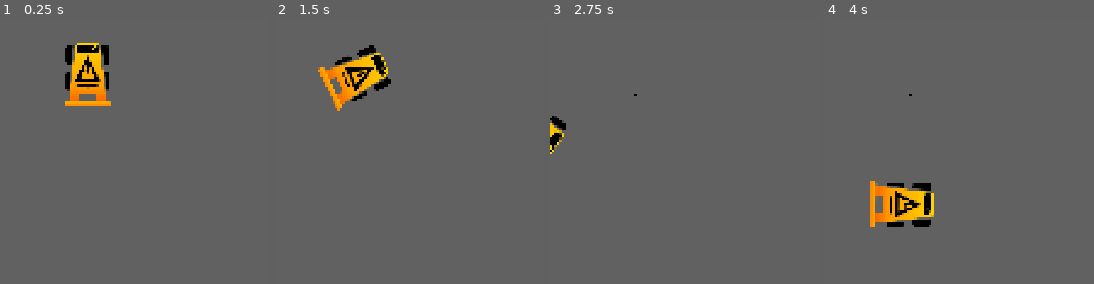
Above: before the commit, frames 1-4 (left to right).
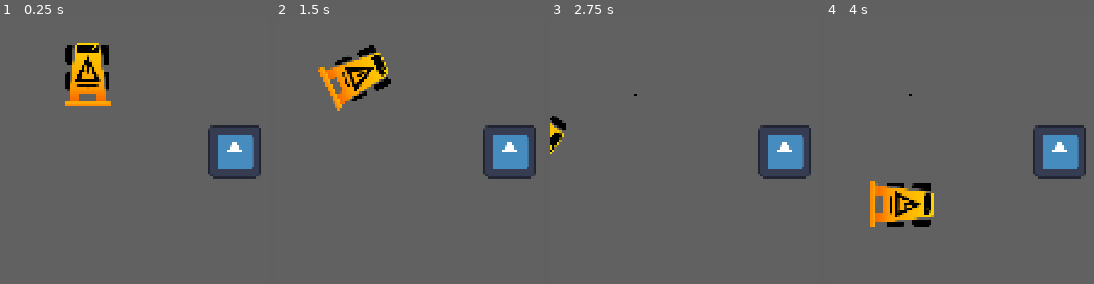
Above: after the commit, the same moments.

Repository: Breadstone58/WriteOfWay
Game: Godot game, scene res://Scenes/Levels/level_0.tscn
The game is run twice, just before and just after one commit, with the same random seed, the same clock (stepped at 60 frames per second) and the same inputs. The engine's default icon, where the game draws it, is replaced by a stand-in: a white triangle on a blue panel in a dark square.
Inputs:
- Up to frame 1 (0.25 s): no input
- Up to frame 2 (1.5 s): tap Enter at 0.5 s; hold D (turn_right) 0.53-1.28 s; tap Space (oil) at 0.6, 1.35 s; hold S (backward) from 1.28 s (still down)
- Up to frame 3 (2.75 s): release S (backward) at 2.03 s; hold D (turn_right) from 2.03 s (still down); tap Space (oil) at 2.1 s
- Up to frame 4 (4 s): release D (turn_right) at 2.78 s; hold W (forward) 2.78-3.53 s; tap Space (oil) at 2.85, 3.6 s; hold A (turn_left) from 3.53 s (still down)
The pictures show only the part of the screen within x 12-61%, y 43-92%; the shares and areas given below are measured in that part.

The runs differ from the first frame. In frame 1, 3.9% of the frame differs, in the area x 77-98%, y 40-61%; in frame 2, 3.9%; in frame 3, 3.9%; in frame 4, 3.9%.

Commit message:
Player now on physics layer 2 and pedestrian scene added
Pedestrian scene now exists, dissapears when the car hits one of them.

Diff:
--- a/Scenes/Levels/level_0.tscn
+++ b/Scenes/Levels/level_0.tscn
@@ -1,6 +1,7 @@
 [gd_scene format=3 uid="uid://bm7tdulkjascq"]
 
 [ext_resource type="PackedScene" uid="uid://b1hf1a4452c42" path="res://Scenes/car.tscn" id="1_y8ppt"]
+[ext_resource type="PackedScene" uid="uid://2sno2themyi6" path="res://Scenes/pedestrian.tscn" id="2_2iktx"]
 
 [sub_resource type="WorldBoundaryShape2D" id="WorldBoundaryShape2D_q3bbs"]
 
@@ -51,3 +52,6 @@
 
 [node name="Car" parent="." unique_id=236793703 instance=ExtResource("1_y8ppt")]
 position = Vector2(998, 687)
+
+[node name="Pedestrian" parent="." unique_id=1425713004 instance=ExtResource("2_2iktx")]
+position = Vector2(1356, 877)
--- a/Scenes/car.tscn
+++ b/Scenes/car.tscn
@@ -8,6 +8,7 @@
 
 [node name="Car" type="CharacterBody2D" unique_id=236793703]
 scale = Vector2(0.8, 0.8)
+collision_layer = 2
 script = ExtResource("1_go66d")
 
 [node name="Sprite2D" type="Sprite2D" parent="." unique_id=1154406391]
--- /dev/null
+++ b/Scenes/pedestrian.gd
@@ -0,0 +1,7 @@
+extends Area2D
+
+
+
+func _on_body_shape_entered(body_rid: RID, body: Node2D, body_shape_index: int, local_shape_index: int) -> void:
+	print("killed a guy")
+	queue_free()
--- /dev/null
+++ b/Scenes/pedestrian.tscn
@@ -0,0 +1,19 @@
+[gd_scene format=3 uid="uid://2sno2themyi6"]
+
+[ext_resource type="Script" uid="uid://de8od3sdeq5sy" path="res://Scenes/pedestrian.gd" id="1_epmes"]
+[ext_resource type="Texture2D" uid="uid://djsthupk0mhuw" path="res://icon.svg" id="1_y5q06"]
+
+[sub_resource type="CircleShape2D" id="CircleShape2D_oyyby"]
+radius = 65.85
+
+[node name="Pedestrian" type="Area2D" unique_id=1425713004]
+collision_mask = 2
+script = ExtResource("1_epmes")
+
+[node name="CollisionShape2D" type="CollisionShape2D" parent="." unique_id=1694048881]
+shape = SubResource("CircleShape2D_oyyby")
+
+[node name="Sprite2D" type="Sprite2D" parent="." unique_id=1038021492]
+texture = ExtResource("1_y5q06")
+
+[connection signal="body_shape_entered" from="." to="." method="_on_body_shape_entered"]
Not shown, added: Scenes/pedestrian.gd.uid
Binary file changed: saved_image.png
